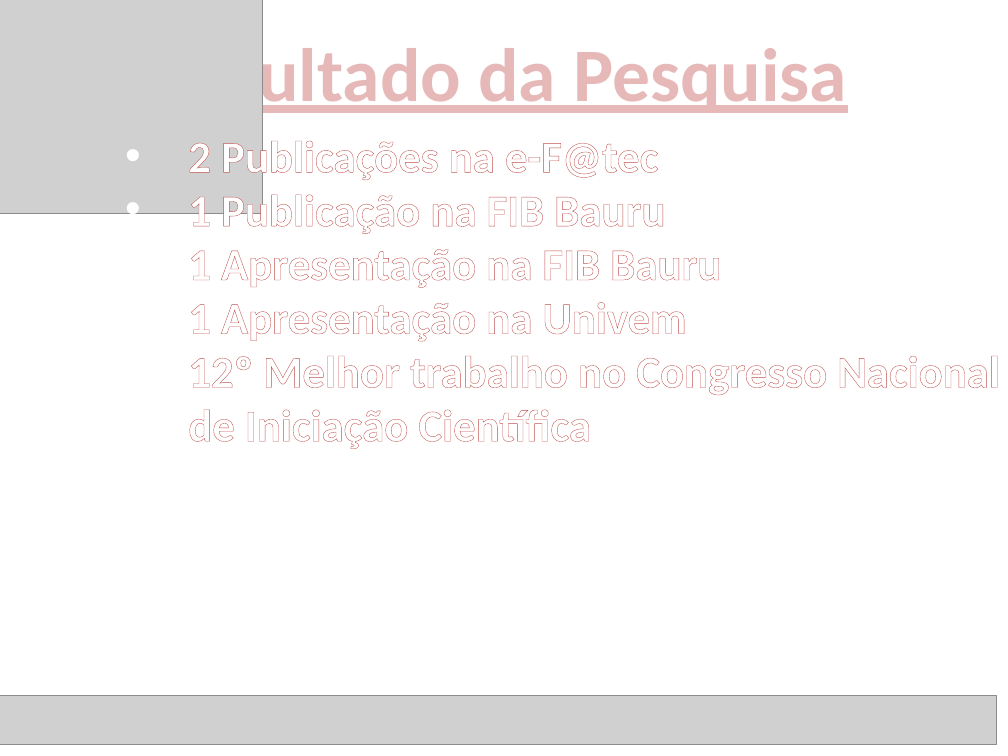
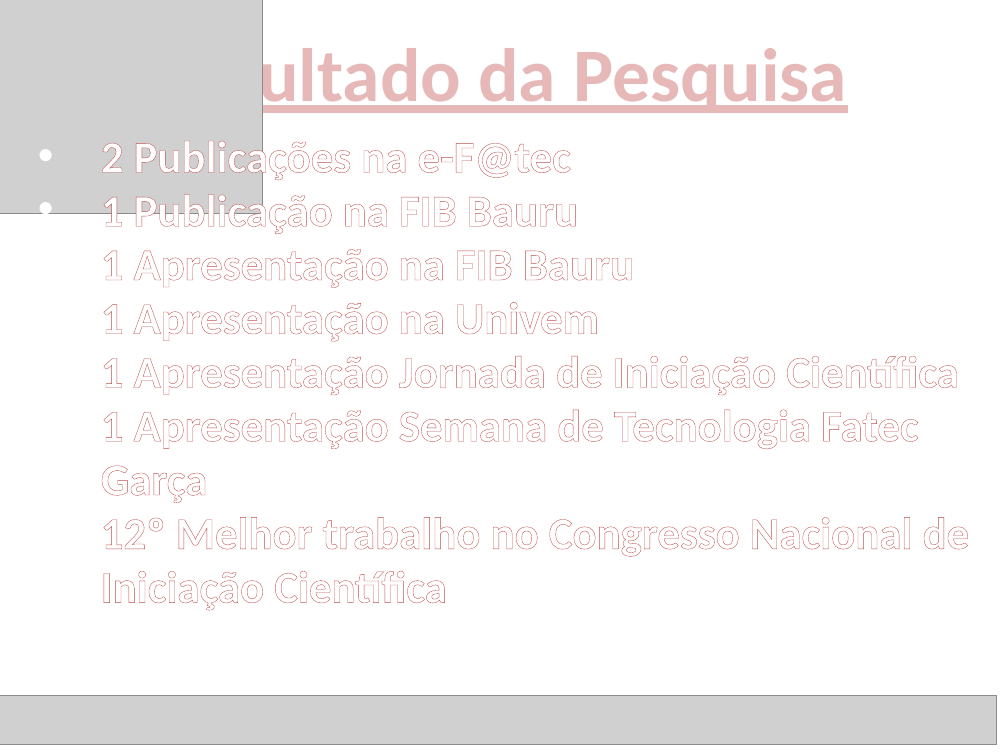
Before and after one commit to HenriqueLeal/Iniciacao, a slide deck: slide 11 of power point/Apresentação.pptx. Drawn at 1008x756 pixels with LibreOffice and Linux fonts; fonts in the diff are those of the drawing; grey boxes stand for pictures. Boxes give left, top, right and bottom in pixels: in the first picture for what was removed or moved away, otherwise in the second. Text is boxed around its words. In the diff, an @@ line names an element or a change of style, - is before the commit and + after.

```diff
--- a/power point/Apresentação.pptx
+++ b/power point/Apresentação.pptx
@@ text "2 Publicações na e-F@tec": place and size @@
-text "2 Publicações na e-F@tec" at (188, 135, 1000, 449)
+text "2 Publicações na e-F@tec" at (101, 135, 970, 611)
@@ text at (101, 356, 959, 503): paragraphs added @@
+• 1 Apresentação Jornada de Iniciação Científica
+• 1 Apresentação Semana de Tecnologia Fatec Garça
```
Also in this commit, not shown: 2 other files.
